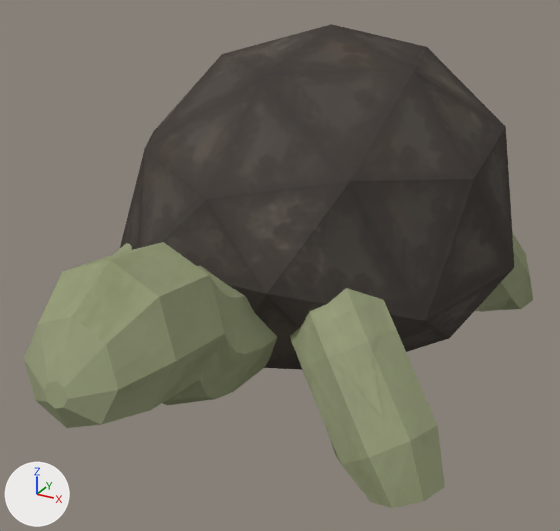
A saved change to the Blender file Models and stuff/Tortoise Basic model .blend textured.1.blend.
Camera for both pictures: a camera (50 mm lens) standing at (3.35, -5.16, 2.67) and looking at (0.52, -0.03, 0.11). Arrows for +X, +Y and +Z are at lower left; the lights stay in place.

The first picture shows 'Cylinder', 'Cylinder.001', 'Head and neck', 'Shell'.
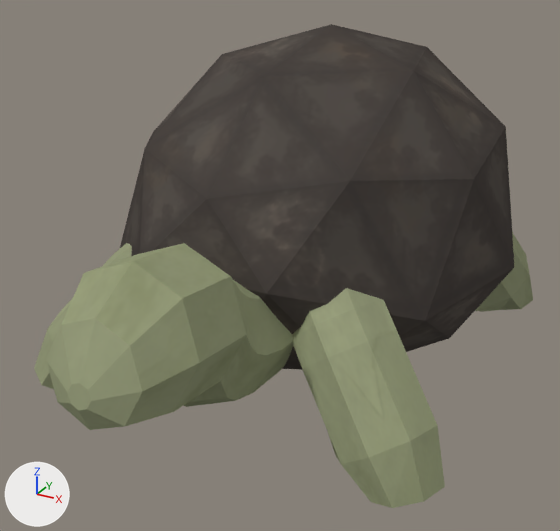
The newer file is also turned or shifted as a whole; pictures and numbers use the older file's frame.

Location of each change, [x1, y1, x2, y2] in pixels of the pictures (560 x 531 px):
'Head and neck', moved: before [24, 242, 277, 428]; after [46, 243, 293, 430]

The change, as a diff of the scene's bpy script:
```diff
--- a/Models and stuff/Tortoise Basic model .blend textured.1.blend.py
+++ b/Models and stuff/Tortoise Basic model .blend textured.1.blend.py
@@ ob_head_and_neck @@
 ob_head_and_neck = bpy.data.objects.new('Head and neck', me_cylinder)
-ob_head_and_neck.location = (0.534, -1.477, 0.126)
+ob_head_and_neck.location = (0.658, -1.428, 0.126)
 ob_head_and_neck.rotation_euler = (0.0, 1.126, -1.571)  # degrees (0, 65, -90)
```
